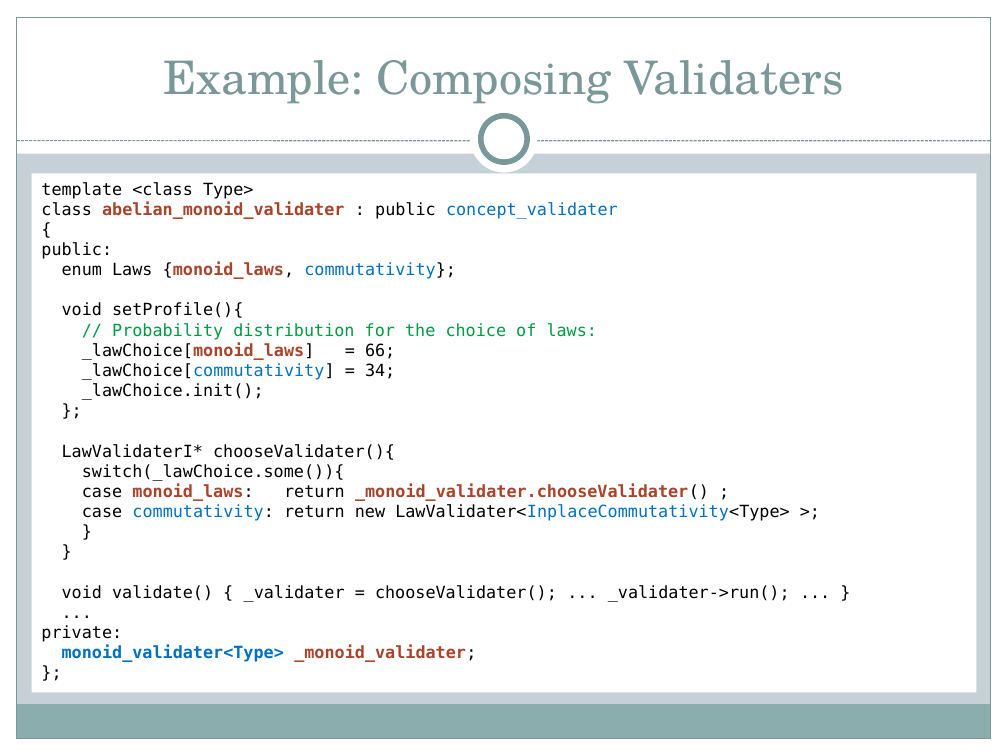
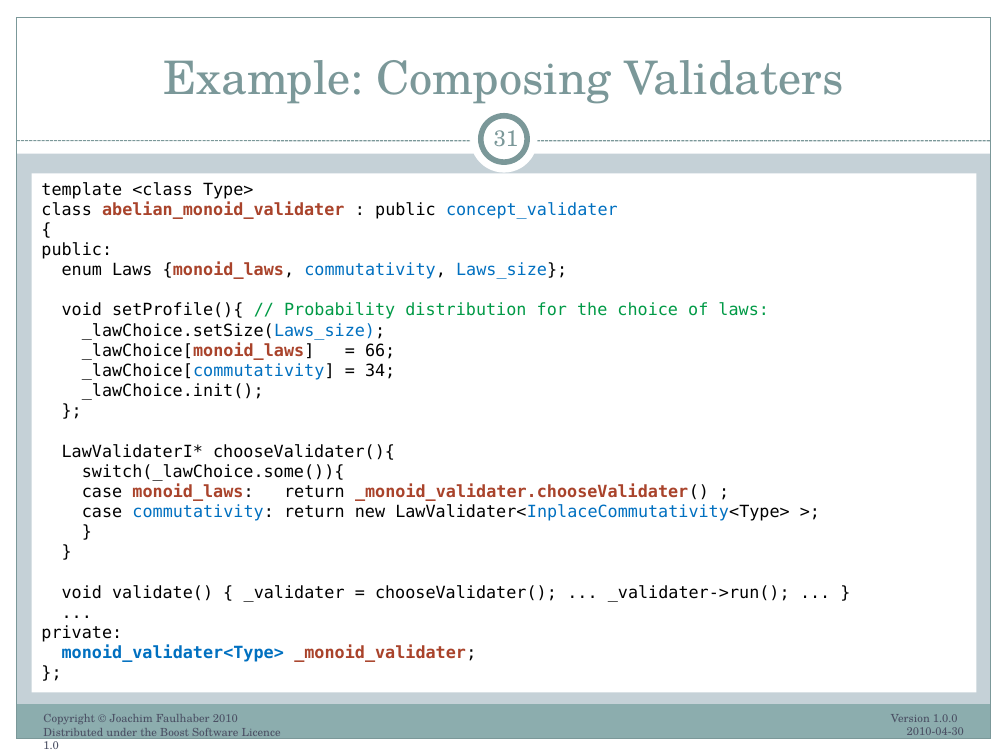
Before and after one commit to ryppl/boost-history, a slide deck: slide 31 of itl/libs/validate/doc/boostcon2010/BoostAlabaster.pptx (slide 30 before the commit). Drawn at 1008x756 pixels with LibreOffice and Linux fonts; fonts in the diff are those of the drawing. Boxes give left, top, right and bottom in pixels: in the first picture for what was removed or moved away, otherwise in the second. Text is boxed around its words. In the diff, an @@ line names an element or a change of style, - is before the commit and + after.

Commit message:
First Version 1.0.0 of the BoostCon2010 talk on Boost.Alabster is now complete.
SVN-Revision: 61706

```diff
--- a/itl/libs/validate/doc/boostcon2010/BoostAlabaster.pptx
+++ b/itl/libs/validate/doc/boostcon2010/BoostAlabaster.pptx
@@ page number added at bbox=[494, 124, 519, 146], 16 pt, text #7C999A @@
+31
@@ text in rectangle at bbox=[62, 262, 769, 340]: text changed; text colour #009A46 to #000000 @@
-enum Laws {monoid_laws, commutativity};
-void setProfile(){
-// Probability distribution for the choice of laws:
+enum Laws {monoid_laws, commutativity, Laws_size};
+void setProfile(){ // Probability distribution for the choice of laws:
+_lawChoice.setSize(Laws_size);
@@ text added at bbox=[43, 714, 281, 749], 8 pt, text #4B5064 @@
+Copyright © Joachim Faulhaber 2010 Distributed under the Boost Software Licence 1.0
@@ text added at bbox=[891, 714, 964, 735], 8 pt, text #4B5064 @@
+Version 1.0.0 2010-04-30
```
Also in this commit, not shown: 42 other slides changed, 1 slide added, 3 slides removed.
